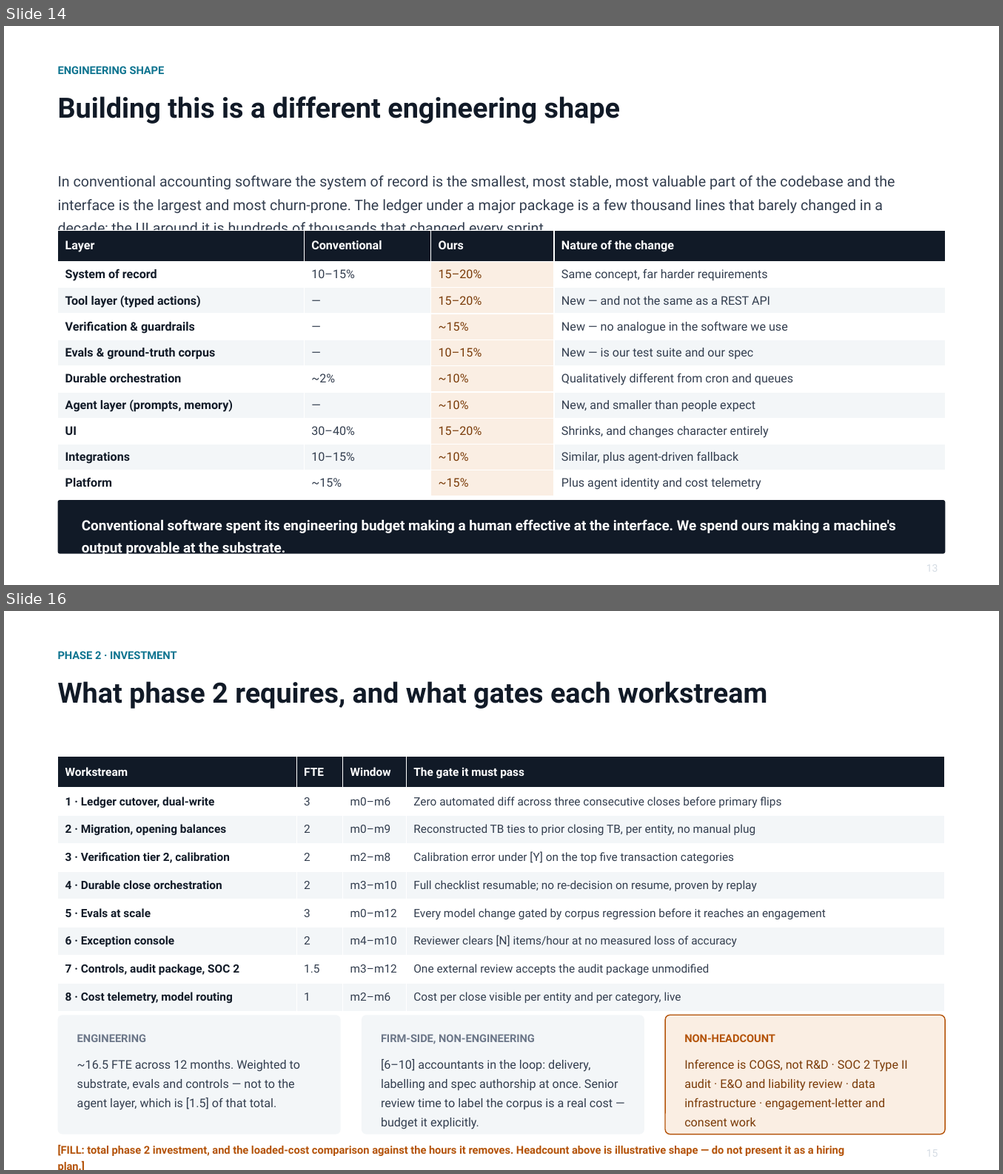
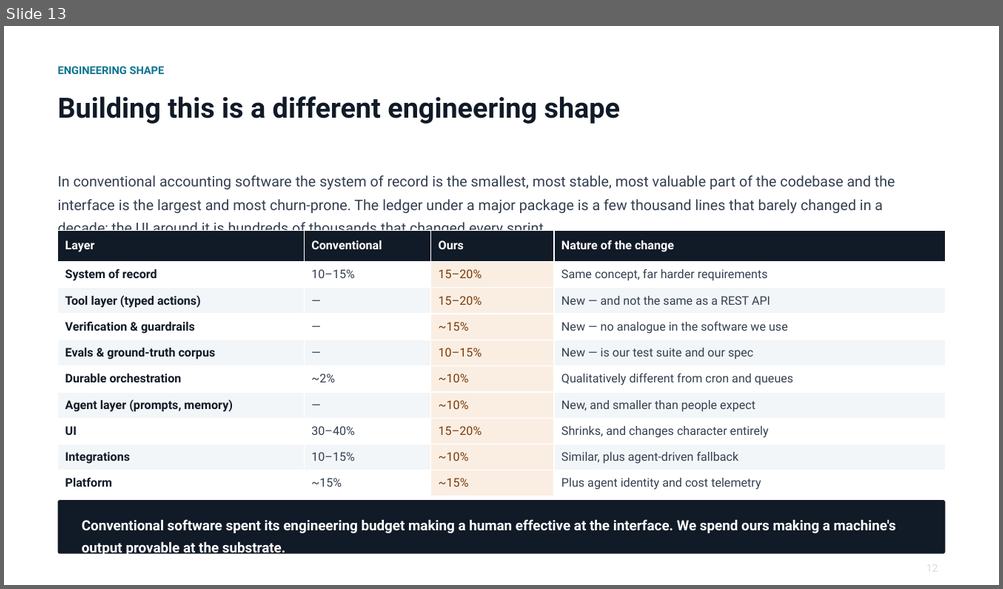
Before and after one commit to cllu/aimi-accounting-software-proposal, a slide deck: agent-native-accounting-deck.pptx. Shown one above the other, each under a label of ours: slides 14 and 16 before the commit, slide 13 after it; the slides between them are not shown. The pictures are 1003x1174 and 1003x589 pixels, drawn with LibreOffice and Linux fonts; fonts in the diff are those of the drawing. Boxes give left, top, right and bottom in pixels: in the first picture for what was removed or moved away, otherwise in the second. Text is boxed around its words. In the diff, an @@ line names an element or a change of style, - is before the commit and + after.

```diff
--- a/agent-native-accounting-deck.pptx
+++ b/agent-native-accounting-deck.pptx
@@ slide 16 removed at bbox=[4, 611, 999, 1170], background #FFFFFF @@
@@ text removed at bbox=[58, 651, 177, 659] @@
-PHASE 2 · INVESTMENT
@@ text removed at bbox=[58, 681, 767, 709] @@
-What phase 2 requires, and what gates each workstream
@@ table removed at bbox=[58, 757, 945, 1011], 9 rows, 4 columns @@
-Workstream | FTE | Window | The gate it must pass
-1 · Ledger cutover, dual-write | 3 | m0–m6 | Zero automated diff across three consecutive closes before primary flips
-2 · Migration, opening balances | 2 | m0–m9 | Reconstructed TB ties to prior closing TB, per entity, no manual plug
-3 · Verification tier 2, calibration | 2 | m2–m8 | Calibration error under [Y] on the top five transaction categories
-4 · Durable close orchestration | 2 | m3–m10 | Full checklist resumable; no re-decision on resume, proven by replay
-5 · Evals at scale | 3 | m0–m12 | Every model change gated by corpus regression before it reaches an engagement
-6 · Exception console | 2 | m4–m10 | Reviewer clears [N] items/hour at no measured loss of accuracy
-7 · Controls, audit package, SOC 2 | 1.5 | m3–m12 | One external review accepts the audit package unmodified
-8 · Cost telemetry, model routing | 1 | m2–m6 | Cost per close visible per entity and per category, live
@@ rounded rectangle removed at bbox=[58, 1015, 341, 1135] @@
@@ rounded rectangle removed at bbox=[361, 1015, 644, 1135] @@
@@ rounded rectangle removed at bbox=[665, 1015, 945, 1135] @@
@@ text removed at bbox=[77, 1034, 146, 1042] @@
-ENGINEERING
@@ text removed at bbox=[381, 1034, 535, 1045] @@
-FIRM-SIDE, NON-ENGINEERING
@@ text removed at bbox=[684, 1034, 775, 1042] @@
-NON-HEADCOUNT
@@ text removed at bbox=[77, 1060, 300, 1111] @@
-~16.5 FTE across 12 months. Weighted to substrate, evals and controls — not to the agent layer, which is [1.5] of that total.
@@ text removed at bbox=[381, 1059, 618, 1130] @@
-[6–10] accountants in the loop: delivery, labelling and spec authorship at once. Senior review time to label the corpus is a real cost — budget it explicitly.
@@ text removed at bbox=[684, 1059, 908, 1127] @@
-Inference is COGS, not R&D · SOC 2 Type II audit · E&O and liability review · data infrastructure · engagement-letter and consent work
@@ text removed at bbox=[58, 1145, 844, 1156] @@
-[FILL: total phase 2 investment, and the loaded-cost comparison against the hours it removes. Headcount above is illustrative shape — do not present it as a hiring plan.]
@@ text removed at bbox=[926, 1150, 938, 1157] @@
-15
@@ what was slide 14 is now slide 13 @@
```
Also in this commit, not shown: 12 other slides changed, 4 slides added, 3 other slides removed, 1 other file.
